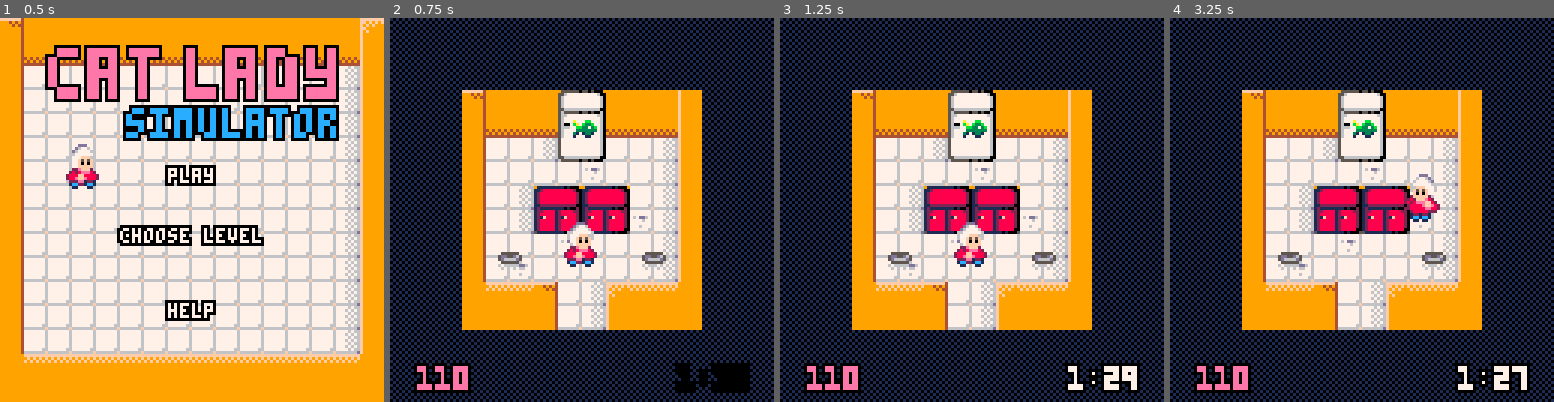
Above: before the commit, frames 1-4 (left to right).
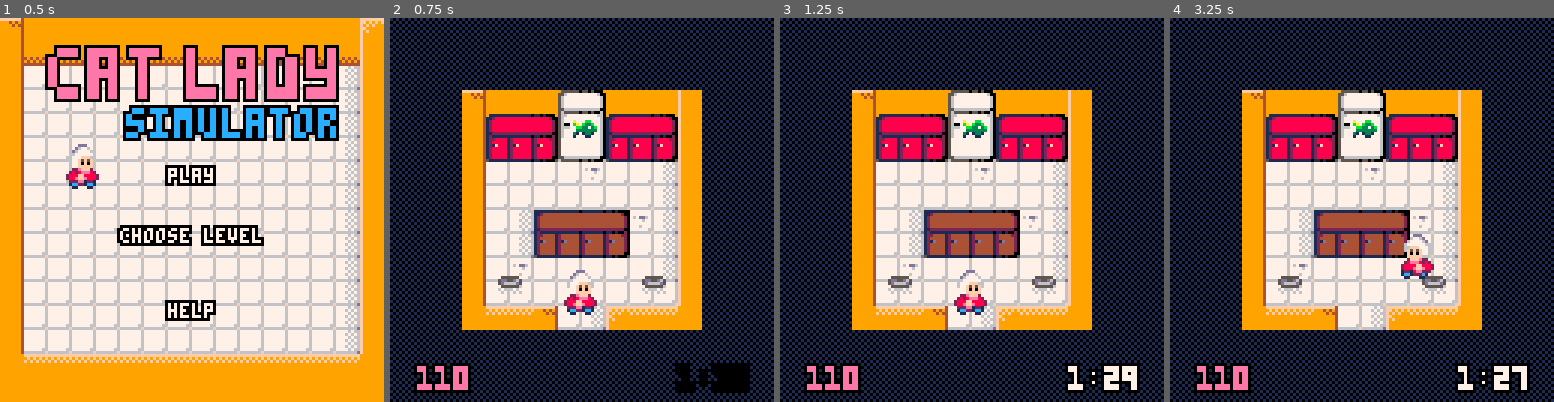
Above: after the commit, the same moments.

Repository: escargames/Cat-Lady-Simulator
Game: PICO-8 cartridge catlady.p8
Same seed, same stepped clock (60 frames per second), same inputs: the game is played once before the commit and once after it.
Inputs:
- Up to frame 1 (0.5 s): tap X (X key) at 0.33 s
- Up to frame 2 (0.75 s): tap O (Z key) at 0.7 s
- Up to frame 3 (1.25 s): tap X (X key) at 1.07 s
- Up to frame 4 (3.25 s): hold Right 1.6-2.1 s; tap O (Z key) every 0.4 s from 1.7 to 2.9 s; tap X (X key) at 1.85, 2.97 s; hold Up 2.15-2.42 s; hold Right 2.47-3.03 s; hold Left from 3.08 s (still down)

Frame 1 is identical in both runs. In frame 2, 14% of the frame differs, in the area x 24-76%, y 25-79%; in frame 3, 14%; in frame 4, 14%.

Commit message:
Better level 1 and start adding constants.

Diff:
--- a/catlady.p8
+++ b/catlady.p8
@@ -8,6 +8,14 @@
     play = {tl = "play"},
     pause = {tl = "pause"},
 }
+
+--
+-- some constants
+--
+g_player_cat_col = 6
+
+g_sfx_acquiring = 8
+g_sfx_acquired = 9
 
 --
 -- standard pico-8 workflow
@@ -219,10 +227,10 @@
 
     if level == 1 then
         return { cx = 28, cy = 0, width = 10, height = 10,
-                 start_x = 33*8, start_y = 7*8, speed = 2, cat_speed = 1,
+                 start_x = 33*8, start_y = 9*8, speed = 2, cat_speed = 1,
                  timer = 90, fscoremin = 100,
                  cats = { {x = 30*8, y = 4*8, color = 1, dir = 1, want = 0},
-                          {x = 34*8, y = 7*8, color = 2, dir = 1, want = 1} },
+                          {x = 34*8, y = 8*8, color = 2, dir = 1, want = 1} },
                  resources = { fish = {0} } }
     end
 
@@ -440,7 +448,7 @@
 function has_cat_nearby(x, y)
     for i=1,#cats do
         local cat=cats[i]
-        if max(abs(cat.x - x), abs(cat.y - y)) < 6 then return true end
+        if max(abs(cat.x - x), abs(cat.y - y)) < g_player_cat_col then return true end
     end
 end
 
@@ -529,12 +537,12 @@
                     player.charge = {id=i, active=true, progress=0}
                 else
                     if player.charge.progress % 0.08 < 0.015 then
-                        sfx(8)
+                        sfx(g_sfx_acquiring)
                     end
                     player.charge.active = true
                     player.charge.progress += 0.015
                     if player.charge.progress > 1 then
-                        sfx(9)
+                        sfx(g_sfx_acquired)
                         player.carry = resources[i].color
                         player.charge = nil
                     end
@@ -581,10 +589,11 @@
         elseif cat.eating then
             -- if the cat is eating, it won't move
             if cat.eating % 0.04 < 0.008 then
-                --sfx(8)
+                sfx(g_sfx_acquiring)
             end
             cat.eating += 0.008
             if cat.eating > 1 then
+                sfx(g_sfx_acquired)
                 targets[cat.plan.target].color = 4
                 score += 20
                 cat.want = nil
@@ -612,7 +621,8 @@
                 x += desc.cat_speed
             end
 
-            if not wall_area(x, cat.y, 3, 3) and max(abs(x - player.x), abs(cat.y - player.y)) > 8 then
+            if not wall_area(x, cat.y, 3, 3) and
+               max(abs(x - player.x), abs(cat.y - player.y)) >= g_player_cat_col then
                 moved = true
                 cat.x = x
             end
@@ -624,7 +634,8 @@
                 y += desc.cat_speed
             end
 
-            if not wall_area(cat.x, y, 3, 3) and max(abs(cat.x - player.x), abs(y - player.y)) > 8 then
+            if not wall_area(cat.x, y, 3, 3) and
+               max(abs(cat.x - player.x), abs(y - player.y)) >= g_player_cat_col then
                 moved = true
                 cat.y = y
             end
@@ -1027,15 +1038,15 @@
 0000000000000000000000000000000000000000000000000000000000000000000000000000000000000000000000000000000000000000000000000000000000000000000000000000000000000000000000000000000000000000000000000000000000000000000000000000000000000000000000000000000000000000
 __map__
 0608080808080808081416121308080506080808080808080812130106080808121308080801000000000000000000000000000000000000000000000000000000000000000000000000000000000000000000000000000000000000000000000000000000000000000000000000000000000000000000000000000000000000
-02070712131a1b14152426222314160102070707070707070722230102070707222307070701000000000000000000000000000000000000000000000000000000000000000000000000000000000000000000000000000000000000000000000000000000000000000000000000000000000000000000000000000000000000
-020b0422233435353535363233242601020b0303030303030432330102030304323303030401000000000000000000000000000000000000000000000000000000000000000000000000000000000000000000000000000000000000000000000000000000000000000000000000000000000000000000000000000000000000
+02070712131a1b14152426222314160102070707070707070722230102141516222314151601000000000000000000000000000000000000000000000000000000000000000000000000000000000000000000000000000000000000000000000000000000000000000000000000000000000000000000000000000000000000
+020b0422233435353535363233242601020b0303030303030432330102242526323324252601000000000000000000000000000000000000000000000000000000000000000000000000000000000000000000000000000000000000000000000000000000000000000000000000000000000000000000000000000000000000
 02030422230a03030303030b030304010203030317181819030a040102030303030a03030401000000000000000000000000000000000000000000000000000000000000000000000000000000000000000000000000000000000000000000000000000000000000000000000000000000000000000000000000000000000000
-0203043233030303030303030303040102030303373838390303040102030414161416030401000000000000000000000000000000000000000000000000000000000000000000000000000000000000000000000000000000000000000000000000000000000000000000000000000000000000000000000000000000000000
-02030303030303030a030303030304010212130303030b0303030401020304242624260a0401000000000000000000000000000000000000000000000000000000000000000000000000000000000000000000000000000000000000000000000000000000000000000000000000000000000000000000000000000000000000
-020a0303171819030303171903030407022223141516030303030401020b03030a03030b0401000000000000000000000000000000000000000000000000000000000000000000000000000000000000000000000000000000000000000000000000000000000000000000000000000000000000000000000000000000000000
-020303033738390a03033739030a030402323324252617181903040102030a03030303030401000000000000000000000000000000000000000000000000000000000000000000000000000000000000000000000000000000000000000000000000000000000000000000000000000000000000000000000000000000000000
-0203030303030303030303030303030402030a03030337383903040108090906030405090908000000000000000000000000000000000000000000000000000000000000000000000000000000000000000000000000000000000000000000000000000000000000000000000000000000000000000000000000000000000000
-0203030a03041416050603030303040502030303030303030303040108080802030401080808000000000000000000000000000000000000000000000000000000000000000000000000000000000000000000000000000000000000000000000000000000000000000000000000000000000000000000000000000000000000
+0203043233030303030303030303040102030303373838390303040102030303030303030401000000000000000000000000000000000000000000000000000000000000000000000000000000000000000000000000000000000000000000000000000000000000000000000000000000000000000000000000000000000000
+02030303030303030a030303030304010212130303030b0303030401020304171818190a0401000000000000000000000000000000000000000000000000000000000000000000000000000000000000000000000000000000000000000000000000000000000000000000000000000000000000000000000000000000000000
+020a030317181903030317190303040702222314151603030303040102030427282829030401000000000000000000000000000000000000000000000000000000000000000000000000000000000000000000000000000000000000000000000000000000000000000000000000000000000000000000000000000000000000
+020303033738390a03033739030a0304023233242526171819030401020b0a030303030b0401000000000000000000000000000000000000000000000000000000000000000000000000000000000000000000000000000000000000000000000000000000000000000000000000000000000000000000000000000000000000
+0203030303030303030303030303030402030a03030337383903040102030303030303030301000000000000000000000000000000000000000000000000000000000000000000000000000000000000000000000000000000000000000000000000000000000000000000000000000000000000000000000000000000000000
+0203030a03041416050603030303040502030303030303030303040108090906030405090908000000000000000000000000000000000000000000000000000000000000000000000000000000000000000000000000000000000000000000000000000000000000000000000000000000000000000000000000000000000000
 02030303030424260102030a0303040108090909090903040509090800000000000000000000000000000000000000000000000000000000000000000000000000000000000000000000000000000000000000000000000000000000000000000000000000000000000000000000000000000000000000000000000000000000
 02171819030a0304010203030303040100000000000000000000000000000000000000000000000000000000000000000000000000000000000000000000000000000000000000000000000000000000000000000000000000000000000000000000000000000000000000000000000000000000000000000000000000000000
 0227293903030b0401020b030303040100000000000000000000000000000000000000000000000000000000000000000000000000000000000000000000000000000000000000000000000000000000000000000000000000000000000000000000000000000000000000000000000000000000000000000000000000000000
